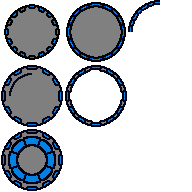
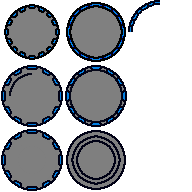
Two versions of the same layered image (w=192, h=192). Layer-by-layer changes:
removed layer "test" over 10, 138, 54, 182
removed layer "test2" over 8, 136, 56, 184
painted on "saucer" over 66, 68, 126, 190
